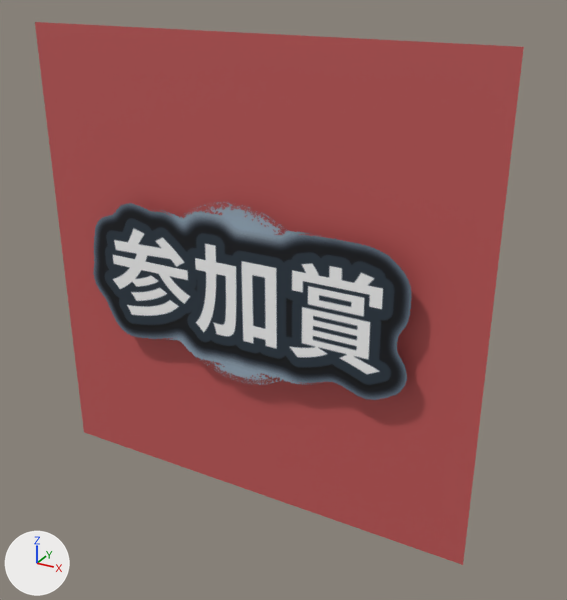
Before and after pictures for a commit that changed the glTF model public/presets/iaido/iaido_cookie_3d.glb.
The view is the same before and after, from a camera (50 mm lens) standing at (0.00074, -0.78116, 0.1206) and looking at (0.00007, -0.77995, 0.11999). The axes (+X, +Y, +Z) are drawn at lower left. The lights are the same throughout. The first picture is the older version. Where no turn or scale is listed for an object, it has been applied to the vertices. Vertices at exactly the same position are counted once.

The first picture shows 'badge_参加賞'.
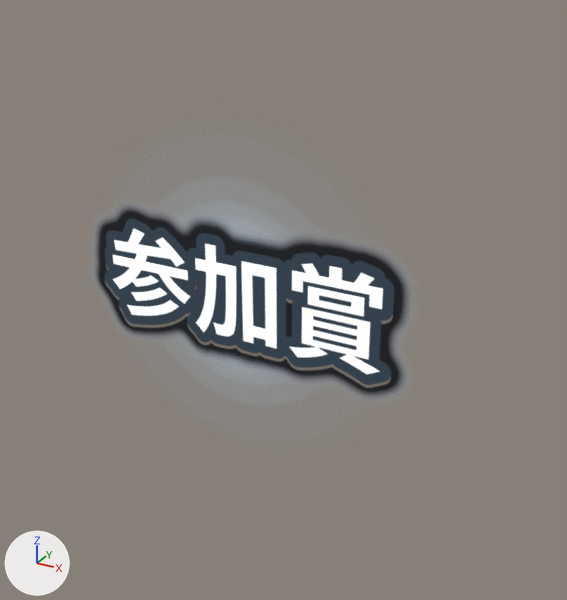
Boxes (x1, y1, x2, y2) around the edits, measured in the pictures (567 x 600 px):
'badge_参加賞', surface changed, reshaped (lighter): before (35, 22, 524, 565); after (95, 206, 409, 397)
part 1 of me_plane_009, deleted (red): before (35, 22, 524, 565)

The change, as a diff of the scene's bpy script:
```diff
--- a/public/presets/iaido/iaido_cookie_3d.glb.py
+++ b/public/presets/iaido/iaido_cookie_3d.glb.py
@@ mat_badge_参加賞_front @@
 mat_badge_参加賞_front = bpy.data.materials.new('badge_参加賞_front')
-# nodes: BsdfPrincipled, Math x2, OutputMaterial, TexImage
+# nodes: BsdfPrincipled, OutputMaterial, TexImage x2
 # uses the picture img_badge_参加賞
@@ me_plane_009 @@
 # used by ob_badge_参加賞; location = (0.0, -0.78, 0.12)
 # verts and faces of me_plane_009; kept vertices keep their numbers, new ones are numbered from 8
 # before: 4 (-0.000475, 0.000035, -0.000475) at pixel (83, 432), 5 (0.000475, 0.000035, -0.000475) at pixel (463, 564), 6 (-0.000475, 0.000035, 0.000475) at pixel (34, 22), 7 (0.000475, 0.000035, 0.000475) at pixel (523, 47)
-me_plane_009.from_pydata(...)  # 8 vertices, 12 faces; spans x -0.000475..0.000475, y 0.0..0.000035, z -0.000475..0.000475
+me_plane_009.from_pydata(...)  # 8 vertices, 10 faces; spans x -0.000475..0.000475, y 0.0..0.000035, z -0.000475..0.000475
+# me_plane_009 part 1
+delete_faces([(4, 6, 7), (4, 7, 5)])
 me_plane_009.materials.append(mat_badge_参加賞_front)
-me_plane_009.materials.append(mat_badge_参加賞_rim)  # red #c45959
```
